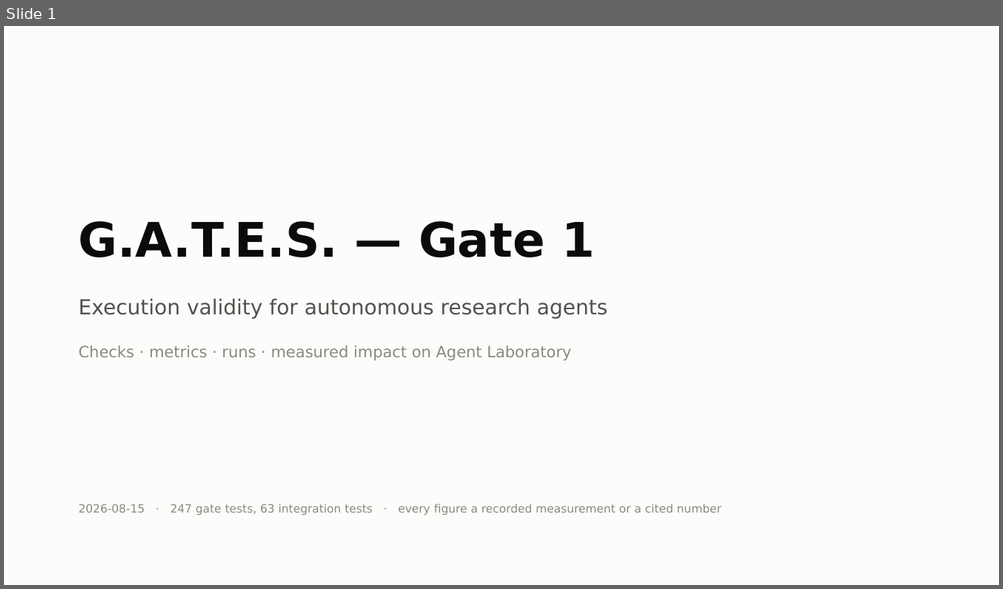
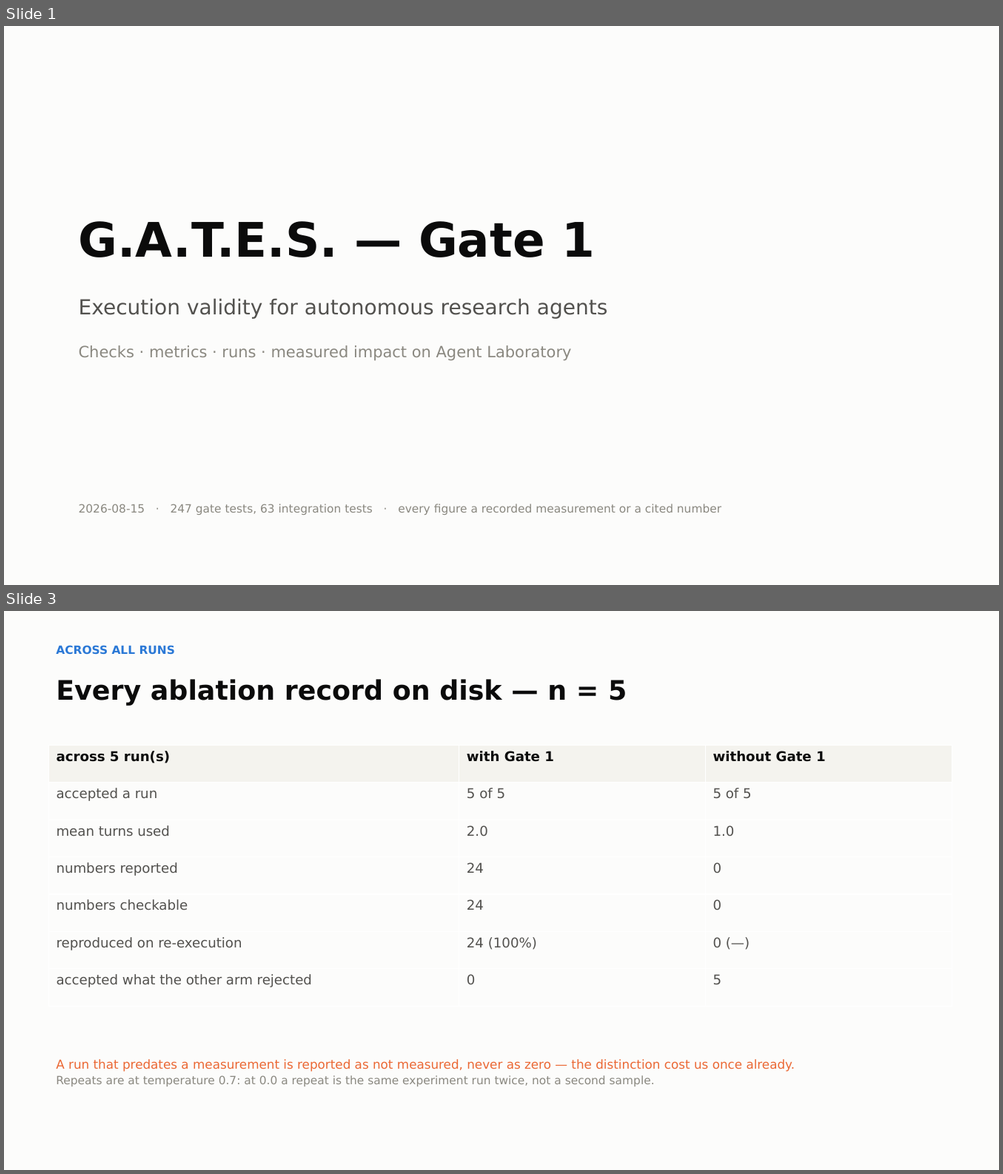
Before and after one commit to bananatruck/gates, a slide deck: reports/GATE1_DECK.pptx. Shown one above the other, each under a label of ours: slide 1 before the commit, slides 1 and 3 after it; the slides between them are not shown. The pictures are 1003x589 and 1003x1174 pixels, drawn with LibreOffice and Linux fonts; fonts in the diff are those of the drawing. Boxes give left, top, right and bottom in pixels: in the first picture for what was removed or moved away, otherwise in the second. Text is boxed around its words. In the diff, an @@ line names an element or a change of style, - is before the commit and + after.

```diff
--- a/reports/GATE1_DECK.pptx
+++ b/reports/GATE1_DECK.pptx
@@ slide 3 added at bbox=[4, 611, 999, 1170], background #FCFCFB @@
@@ text added at bbox=[56, 645, 175, 655], 11 pt, text #2A78D6, bold @@
+ACROSS ALL RUNS
@@ text added at bbox=[56, 679, 626, 706], 26 pt, text #0B0B0B, bold @@
+Every ablation record on disk — n = 5
@@ table added at bbox=[48, 745, 951, 1006], 7 rows, 3 columns @@
+across 5 run(s) | with Gate 1 | without Gate 1
+accepted a run | 5 of 5 | 5 of 5
+mean turns used | 2.0 | 1.0
+numbers reported | 24 | 0
+numbers checkable | 24 | 0
+reproduced on re-execution | 24 (100%) | 0 (—)
+accepted what the other arm rejected | 0 | 5
@@ text added at bbox=[56, 1059, 795, 1087], 12 pt, text #EB6834 @@
+A run that predates a measurement is reported as not measured, never as zero — the distinction cost us once already.
+Repeats are at temperature 0.7: at 0.0 a repeat is the same experiment run twice, not a second sample.
```
Also in this commit, not shown: 1 slide changed, 6 other slides added, 11 other files.
